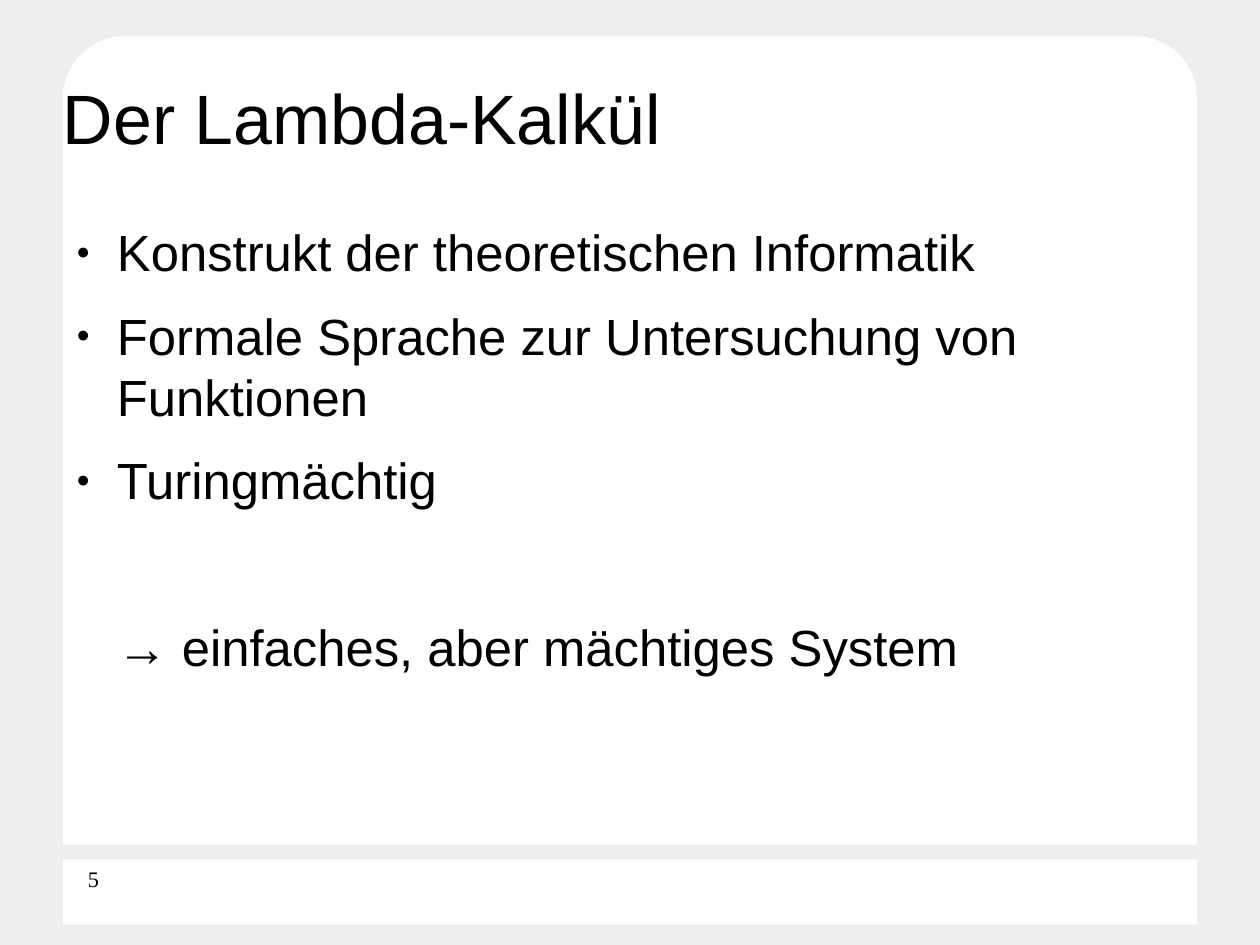
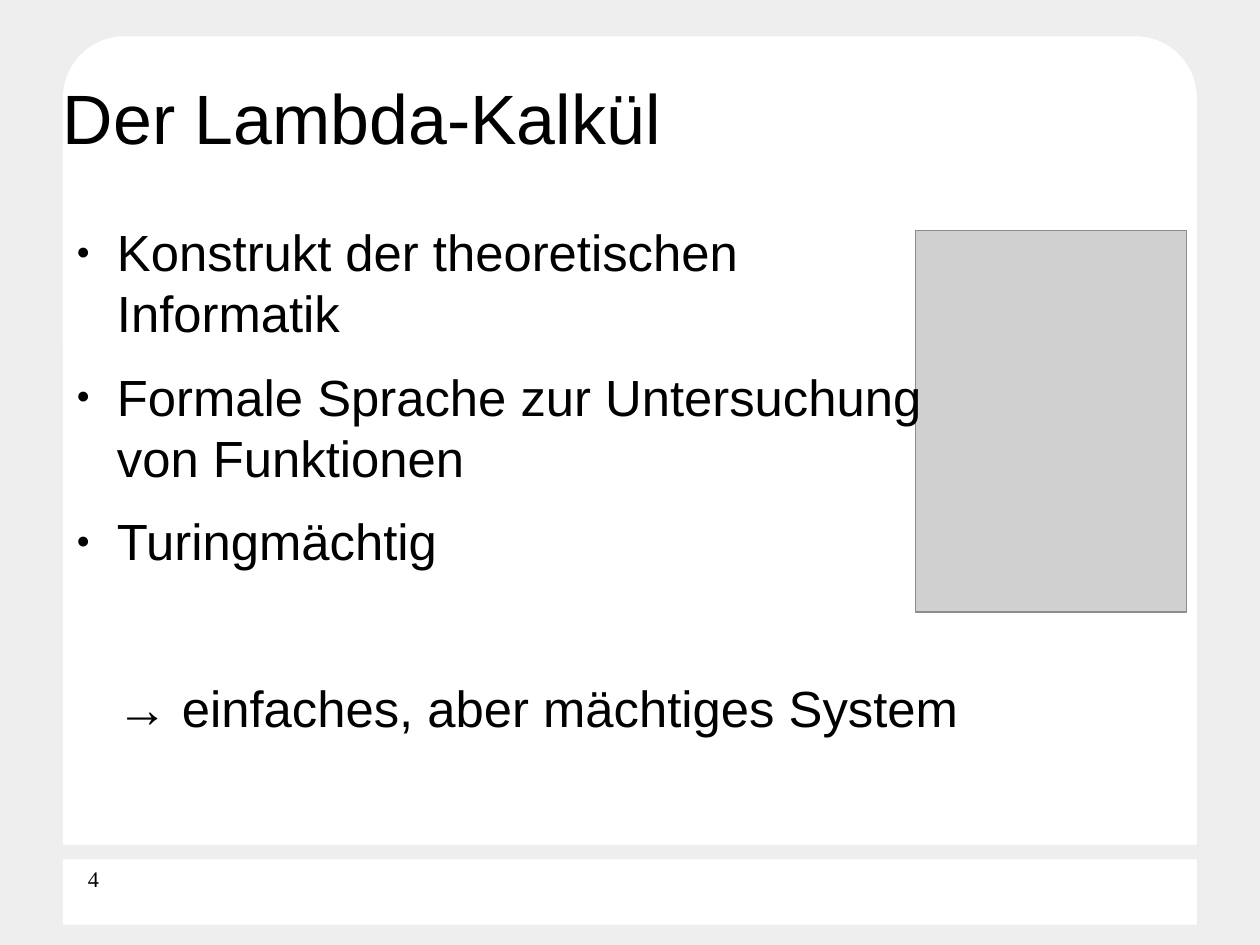
Before and after one commit to Die-anonymen-PSEler/archive, a slide deck: slide 4 of pse-5/final-presentation.odp (slide 5 before the commit). Drawn at 1260x945 pixels with LibreOffice and Linux fonts; fonts in the diff are those of the drawing; grey boxes stand for pictures; background and template pictures are left out. Boxes give left, top, right and bottom in pixels: in the first picture for what was removed or moved away, otherwise in the second. Text is boxed around its words. In the diff, an @@ line names an element or a change of style, - is before the commit and + after.

```diff
--- a/pse-5/final-presentation.odp
+++ b/pse-5/final-presentation.odp
@@ text "Konstrukt der theoretischen Informatik" rewrapped from bbox=[117, 234, 1017, 677] to bbox=[117, 234, 958, 738] @@
@@ picture added at bbox=[916, 231, 1187, 613] @@
@@ page number at bbox=[88, 872, 99, 887]: text changed @@
-5
+4
```
Also in this commit, not shown: 6 other slides changed, 1 slide added, 2 slides removed, 15 other files.
